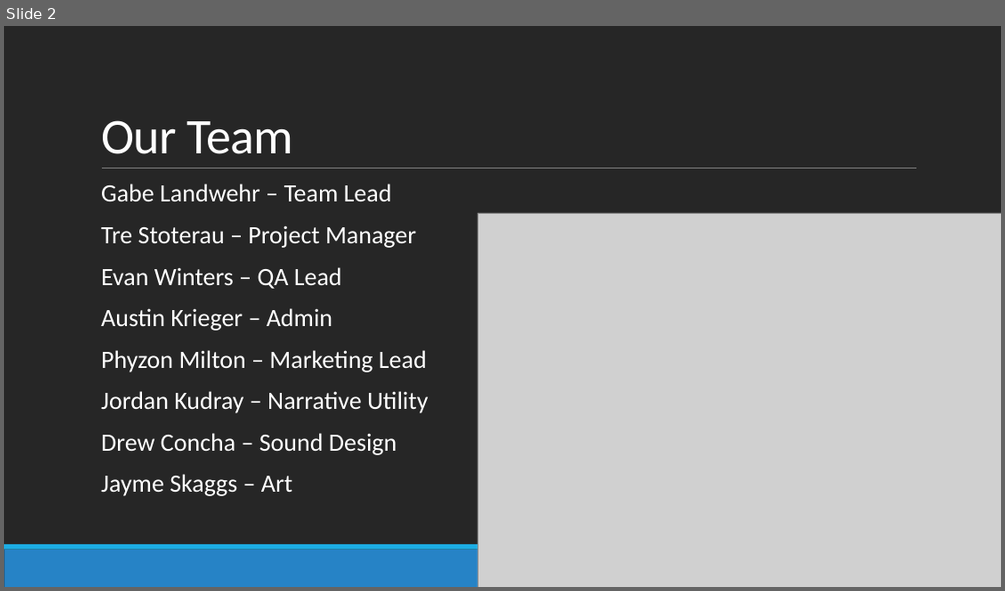
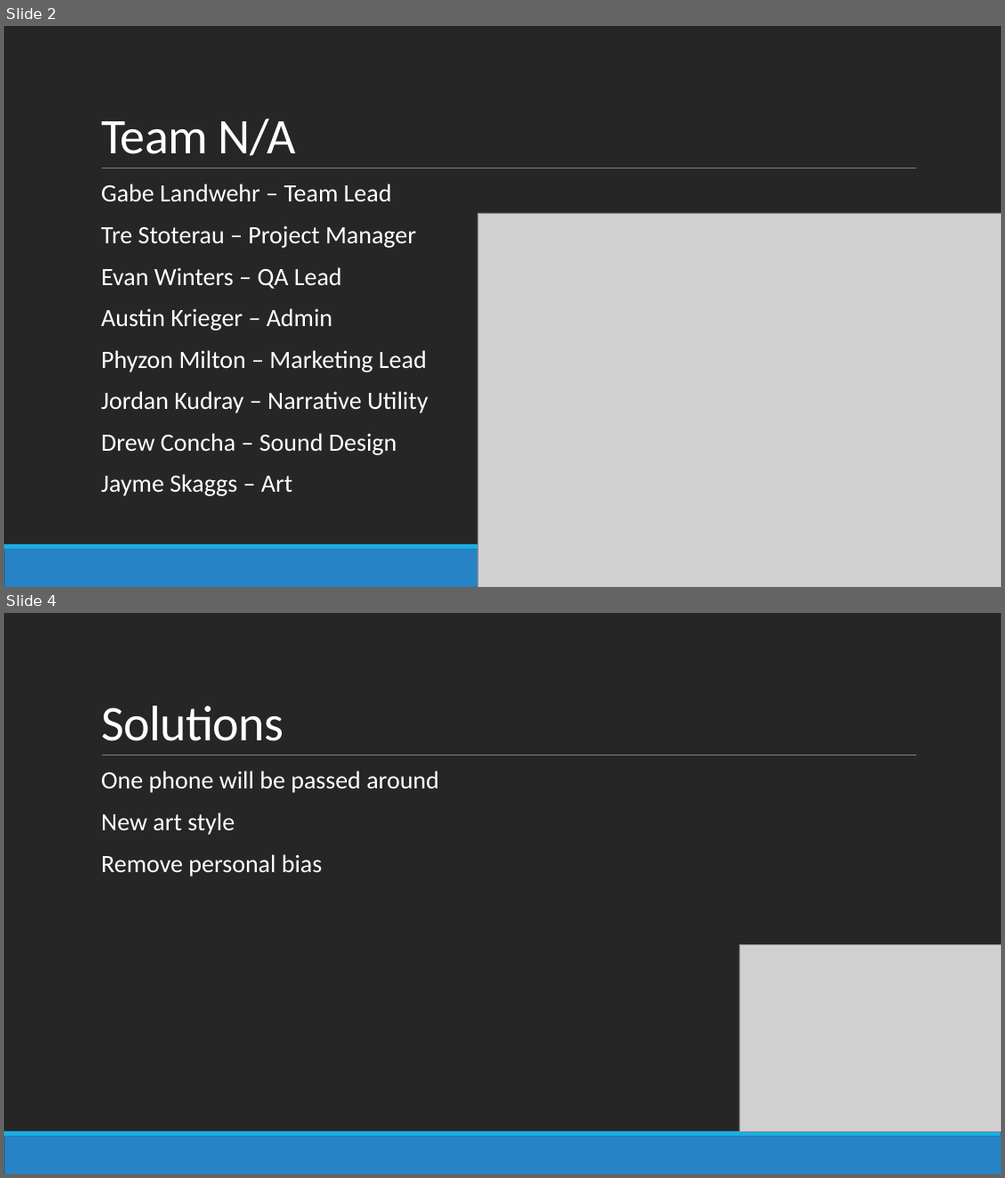
Before and after one commit to gadsu/gift, a slide deck: Docs/GiftGame101.pptx. Shown one above the other, each under a label of ours: slide 2 before the commit, slides 2 and 4 after it; the slides between them are not shown. The pictures are 1005x591 and 1005x1178 pixels, drawn with LibreOffice and Linux fonts; fonts in the diff are those of the drawing; grey boxes stand for pictures. Boxes give left, top, right and bottom in pixels: in the first picture for what was removed or moved away, otherwise in the second. Text is boxed around its words. In the diff, an @@ line names an element or a change of style, - is before the commit and + after.

```diff
--- a/Docs/GiftGame101.pptx
+++ b/Docs/GiftGame101.pptx
@@ slide 4 added at (4,613,1001,1174), background #262626; not listed: 3 template elements that a slide beside it also shows @@
@@ title added at (101,706,283,741), 48 pt, text #FFFFFF @@
+Solutions
@@ text added at (101,771,439,876), 24 pt, text #FFFFFF @@
+  One phone will be passed around
+  New art style
+  Remove personal bias
@@ picture added at (739,944,1001,1131) @@
@@ slide 2 changed as well @@
@@ title at (101,119,295,156): text changed @@
-Our Team
+Team N/A
```
Also in this commit, not shown: 3 other slides changed, 4 slides removed.
